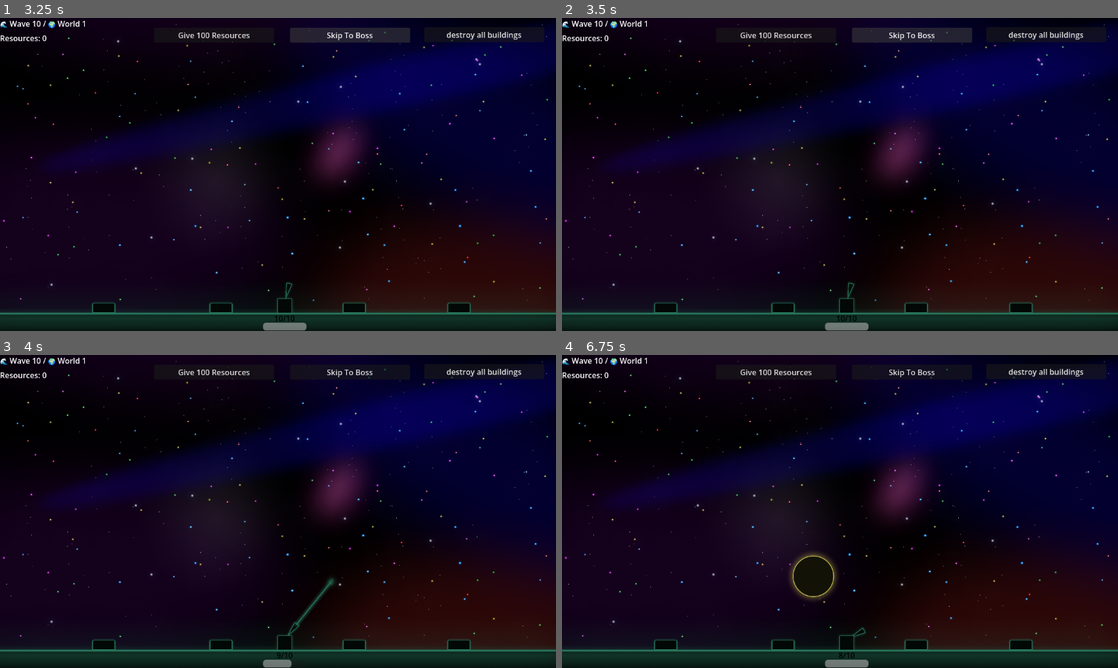
Above: before the commit, frames 1-4 (two rows, left to right).
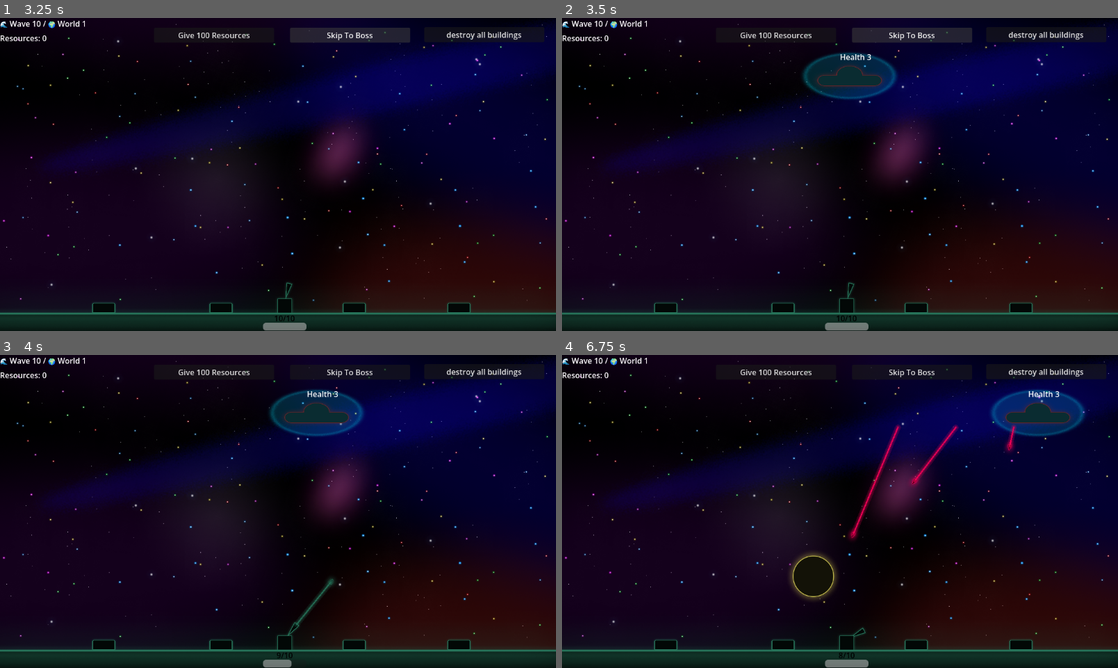
Above: after the commit, the same moments.

Repository: aceofknights/Missile-Game
Game: Godot game, scene res://Scene/MainMenu.tscn
Same seed, same stepped clock (60 frames per second), same inputs: the game is played once before the commit and once after it. The engine's default icon, where the game draws it, is replaced by a stand-in: a white triangle on a blue panel in a dark square. Sound files missing from this copy of the repository are replaced by a short silence.
Inputs (mouse positions are in pixels of both pictures, inside the frame that each line leads up to):
- Up to frame 1 (3.25 s): click "New Game" at 0.5 s; click "World 1 - Deploy" at 1.25 s; click "Skip To Boss" at 2 s; click "Skip To Boss" at 2.75 s
- Up to frame 2 (3.5 s): no input
- Up to frame 3 (4 s): tap Enter at 3.5 s; move the mouse to (400, 495) at 3.52 s; hold W from 3.53 s (still down); hold E from 3.53 s (still down); click (400, 495) at 3.67 s; tap Space at 3.77 s
- Up to frame 4 (6.75 s): move the mouse to (728, 527) at 4.27 s; release W at 4.28 s; release E at 4.28 s; tap R at 4.35, 5.85 s; tap Space at 4.52, 6.02 s; move the mouse to (895, 442) at 5.02 s; hold E 5.03-5.78 s; hold W 5.03-6.53 s; move the mouse to (812, 574) at 5.77 s; click (812, 574) at 5.92 s; move the mouse to (1006, 558) at 6.52 s; hold E from 6.53 s (still down)

Frame 1 is identical in both runs. In frame 2, 2.0% of the frame differs, in the area x 43-61%, y 11-26%; in frame 3, 2.0%; in frame 4, 2.8%, in the area x 51-95%, y 11-60%.
Error before the commit: Parse Error: Cannot infer the type of "direction" variable because the value doesn't have a set type. (res://Scripts/Spawner.gd:131)

Commit message:
music updates

Diff:
--- a/Scene/Main.tscn
+++ b/Scene/Main.tscn
@@ -10,7 +10,17 @@
 [ext_resource type="PackedScene" uid="uid://imc4shtg5sg6" path="res://Scene/boss_ufo.tscn" id="5_pxfj6"]
 [ext_resource type="PackedScene" uid="uid://dfts4hlsrshmv" path="res://Scene/PauseMenu.tscn" id="5_u4f7x"]
 [ext_resource type="PackedScene" uid="uid://vug46xq86s6a" path="res://Scene/building.tscn" id="6_ldoyd"]
-[ext_resource type="AudioStream" uid="uid://7md30sih7d62" path="res://sounds/Mrs. Lamb's Meltdown v2.mp3" id="10_ef283"]
+[ext_resource type="Script" path="res://Scene/MusicManager.gd" id="11_78y1e"]
+[ext_resource type="AudioStream" uid="uid://dmuuhxfingj3s" path="res://sounds/Music/Hold the Line.mp3" id="12_bpthy"]
+[ext_resource type="AudioStream" uid="uid://xn0kkhh36l7g" path="res://sounds/Music/Hopeless Stars Burning.mp3" id="13_qfxec"]
+[ext_resource type="AudioStream" uid="uid://doyglpxguja87" path="res://sounds/Music/Last Line of Orbit.mp3" id="14_awnpp"]
+[ext_resource type="AudioStream" uid="uid://bpjxjtinl1fog" path="res://sounds/Music/Last Perimeter.mp3" id="15_7kjus"]
+[ext_resource type="AudioStream" uid="uid://dfsko3bwe5a77" path="res://sounds/Music/Lights Out.mp3" id="16_7dcpl"]
+[ext_resource type="AudioStream" uid="uid://dwwj106dgt7s8" path="res://sounds/Music/One for All.mp3" id="17_m310t"]
+[ext_resource type="AudioStream" uid="uid://c3e5ux4k5tgu7" path="res://sounds/Music/Orbital Last Stand.mp3" id="18_u82mm"]
+[ext_resource type="AudioStream" uid="uid://b6rd1hmdqb3a5" path="res://sounds/Music/Orbital Lockdown.mp3" id="19_7iq8k"]
+[ext_resource type="AudioStream" uid="uid://h2rtt1331jr6" path="res://sounds/Music/Star Scream.mp3" id="20_5hq4y"]
+[ext_resource type="AudioStream" uid="uid://fnhb2i7eeylo" path="res://sounds/Music/Worlds End.mp3" id="21_c2vsc"]
 
 [sub_resource type="RectangleShape2D" id="RectangleShape2D_fjo3f"]
 size = Vector2(1159, 37)
@@ -182,6 +192,9 @@
 
 [node name="PauseMenu" parent="." instance=ExtResource("5_u4f7x")]
 
-[node name="Music" type="AudioStreamPlayer" parent="."]
-stream = ExtResource("10_ef283")
+[node name="MusicManager" type="Node2D" parent="."]
+script = ExtResource("11_78y1e")
+playlist = Array[AudioStream]([ExtResource("12_bpthy"), ExtResource("13_qfxec"), ExtResource("14_awnpp"), ExtResource("15_7kjus"), ExtResource("16_7dcpl"), ExtResource("17_m310t"), ExtResource("18_u82mm"), ExtResource("19_7iq8k"), ExtResource("20_5hq4y"), ExtResource("21_c2vsc")])
+
+[node name="MusicPlayer" type="AudioStreamPlayer" parent="MusicManager"]
 volume_db = -7.429
--- /dev/null
+++ b/Scene/MusicManager.gd
@@ -0,0 +1,84 @@
+extends Node
+
+@export var playlist: Array[AudioStream] = []
+@export var gap_between_songs: float = 5.0
+@export var fade_out_duration: float = 1.5
+@export var fade_in_duration: float = 1.0
+@export var use_fade_in: bool = true
+@export var use_fade_out: bool = true
+@export var avoid_repeating_last_song: bool = true
+@export var target_volume_db: float = 0.0
+@export var start_on_ready: bool = true
+
+@onready var music_player: AudioStreamPlayer = $MusicPlayer
+
+var _last_index: int = -1
+var _rng := RandomNumberGenerator.new()
+var _is_transitioning: bool = false
+
+
+func _ready() -> void:
+	_rng.randomize()
+	if start_on_ready:
+		_play_next_song()
+
+
+func _play_next_song() -> void:
+	if playlist.is_empty():
+		push_warning("MusicManager: playlist is empty.")
+		return
+
+	var next_index := _get_random_song_index()
+	_last_index = next_index
+	music_player.stream = playlist[next_index]
+
+	if use_fade_in:
+		music_player.volume_db = -40.0
+	else:
+		music_player.volume_db = target_volume_db
+
+	music_player.play()
+
+	if use_fade_in:
+		await _fade_volume(-40.0, target_volume_db, fade_in_duration)
+
+	await music_player.finished
+	await _handle_song_end()
+
+
+func _handle_song_end() -> void:
+	if _is_transitioning:
+		return
+
+	_is_transitioning = true
+
+	if use_fade_out and music_player.playing:
+		await _fade_volume(music_player.volume_db, -40.0, fade_out_duration)
+		music_player.stop()
+
+	await get_tree().create_timer(gap_between_songs).timeout
+	_is_transitioning = false
+	_play_next_song()
+
+
+func _get_random_song_index() -> int:
+	if playlist.size() == 1:
+		return 0
+
+	var index := _rng.randi_range(0, playlist.size() - 1)
+
+	if avoid_repeating_last_song:
+		while index == _last_index:
+			index = _rng.randi_range(0, playlist.size() - 1)
+
+	return index
+
+
+func _fade_volume(from_db: float, to_db: float, duration: float) -> void:
+	if duration <= 0.0:
+		music_player.volume_db = to_db
+		return
+
+	var tween := create_tween()
+	tween.tween_property(music_player, "volume_db", to_db, duration).from(from_db)
+	await tween.finished
--- a/Scene/building.tscn
+++ b/Scene/building.tscn
@@ -22,5 +22,5 @@
 texture = ExtResource("3_6x7so")
 
 [node name="CollisionShape2D" type="CollisionShape2D" parent="."]
-visible = false
 shape = SubResource("RectangleShape2D_ot00v")
+disabled = true
--- a/Scene/cannon.tscn
+++ b/Scene/cannon.tscn
@@ -36,6 +36,7 @@
 position = Vector2(0, -8)
 scale = Vector2(0.5, 0.5)
 shape = SubResource("RectangleShape2D_w28l3")
+disabled = true
 
 [node name="AmmoLabel" type="Label" parent="."]
 offset_left = -45.0
--- a/Scripts/GameManager.gd
+++ b/Scripts/GameManager.gd
@@ -984,8 +984,8 @@
 	if current_wave < 5:
 		return
 
-	var waves_left := max(1, 50 - current_wave)
-	var remaining := max(1, target_total - spawned_total)
+	var waves_left: int = max(1, 50 - current_wave)
+	var remaining: int = max(1, target_total - spawned_total)
 	var chance := clampf(float(remaining) / float(waves_left), 0.04, 0.16)
 	if randf() <= chance:
 		if spawner.has_method("spawn_ion_missile"):
@@ -1007,8 +1007,8 @@
 	elif current_world == 5:
 		max_wave = 50
 
-	var waves_left := max(1, max_wave - current_wave)
-	var remaining := max(1, target_total - spawned_total)
+	var waves_left: int = max(1, max_wave - current_wave)
+	var remaining: int = max(1, target_total - spawned_total)
 	var spawn_chance := clampf(float(remaining) / float(waves_left), 0.12, 0.35)
 	if randf() > spawn_chance:
 		return
--- a/Scripts/Spawner.gd
+++ b/Scripts/Spawner.gd
@@ -128,7 +128,7 @@
 	missile.global_position = Vector2(x_pos, position.y)
 
 	var target_x := randf_range(80.0, screen_size.x - 80.0)
-	var direction := (Vector2(target_x, screen_size.y) - missile.global_position).normalized()
+	var direction: Vector2 = (Vector2(target_x, screen_size.y) - missile.global_position).normalized()
 	missile.velocity = direction
 	_add_to_scene(missile)
 
@@ -149,7 +149,7 @@
 	plane.plane_removed.connect(_on_side_plane_removed)
 
 	var from_left := randf() < 0.5
-	var start_x := -70.0 if from_left else screen_size.x + 70.0
+	var start_x: float = -70.0 if from_left else screen_size.x + 70.0
 	var start_y := randf_range(80.0, screen_size.y * 0.3)
 	var entry_x := randf_range(140.0, screen_size.x - 140.0)
 	var entry_y := randf_range(90.0, screen_size.y * 0.32)
Not shown: 1 places in Scene/Main.tscn that only renumber resources
Not shown, added: sounds/Music/Hold the Line.mp3.import
Not shown, added: sounds/Music/Hopeless Stars Burning.mp3.import
Not shown, added: sounds/Music/Last Line of Orbit.mp3.import
Not shown, added: sounds/Music/Last Perimeter.mp3.import
Not shown, added: sounds/Music/Lights Out.mp3.import
Not shown, added: sounds/Music/One for All.mp3.import
Not shown, added: sounds/Music/Orbital Last Stand.mp3.import
Not shown, added: sounds/Music/Orbital Lockdown.mp3.import
Not shown, added: sounds/Music/Star Scream.mp3.import
Not shown, added: sounds/Music/Worlds End.mp3.import
Not shown, added: sounds/Music/Hold the Line.mp3
(and 9 more such lines)
